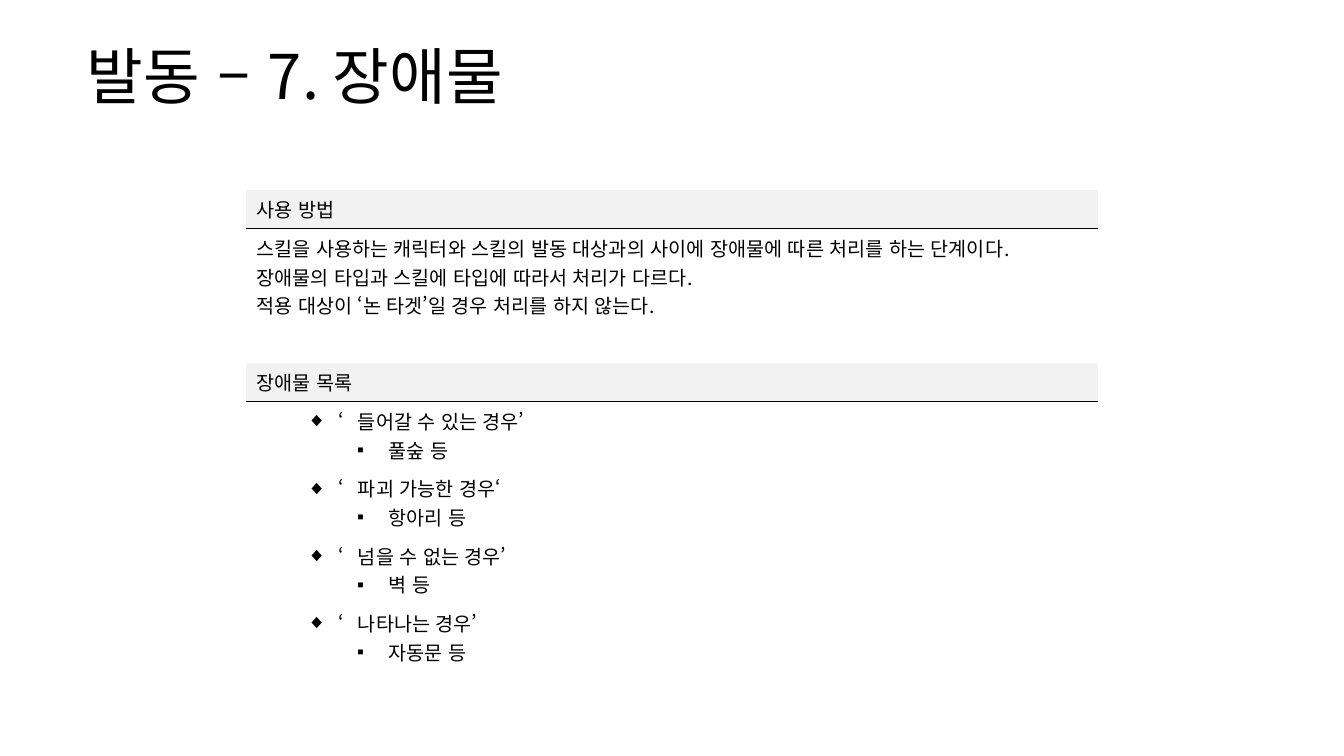
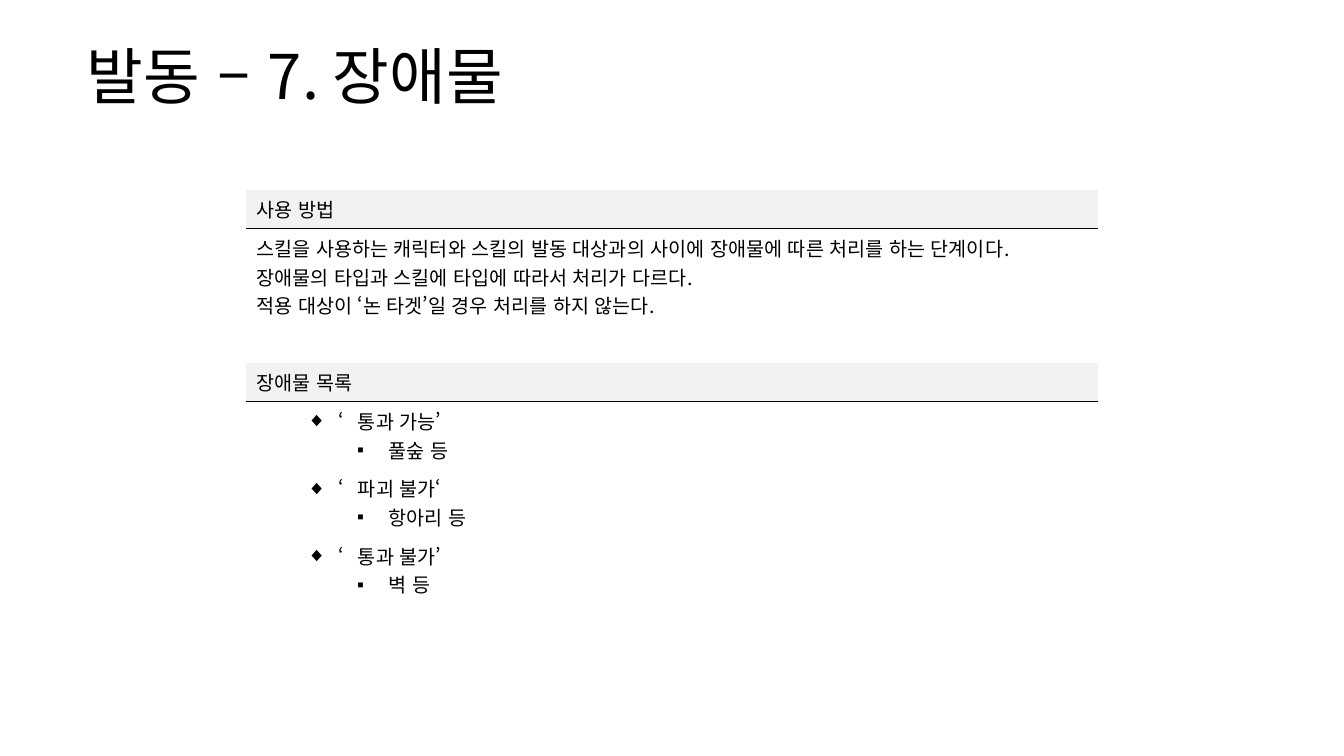
Before and after one commit to yjk0401/unityenginebasic_9th, a slide deck: slide 35 of 기획/방랑엽사전/스킬 시스템 기획서.pptx. Drawn at 1344x756 pixels with LibreOffice and Linux fonts; fonts in the diff are those of the drawing. Boxes give left, top, right and bottom in pixels: in the first picture for what was removed or moved away, otherwise in the second. Text is boxed around its words. In the diff, an @@ line names an element or a change of style, - is before the commit and + after.

```diff
--- a/기획/방랑엽사전/스킬 시스템 기획서.pptx
+++ b/기획/방랑엽사전/스킬 시스템 기획서.pptx
@@ table at (x1=246, y1=190, x2=1097, y2=598) @@
-row 5: ‘들어갈 수 있는 경우’ / 풀숲 등
-row 6: ‘파괴 가능한 경우‘ / 항아리 등
-row 7: ‘넘을 수 없는 경우’ / 벽 등
-row 8: ‘나타나는 경우’ / 자동문 등
+row 5: ‘통과 가능’ / 풀숲 등
+row 6: ‘파괴 불가‘ / 항아리 등
+row 7: ‘통과 불가’ / 벽 등
```
Also in this commit, not shown: 11 other slides changed, 2 slides removed, 3 other files.
